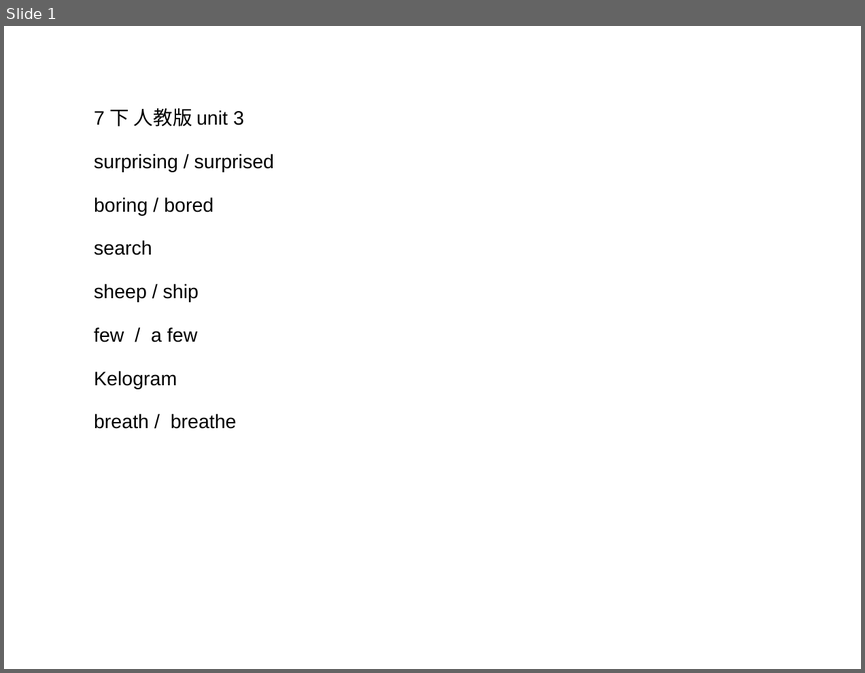
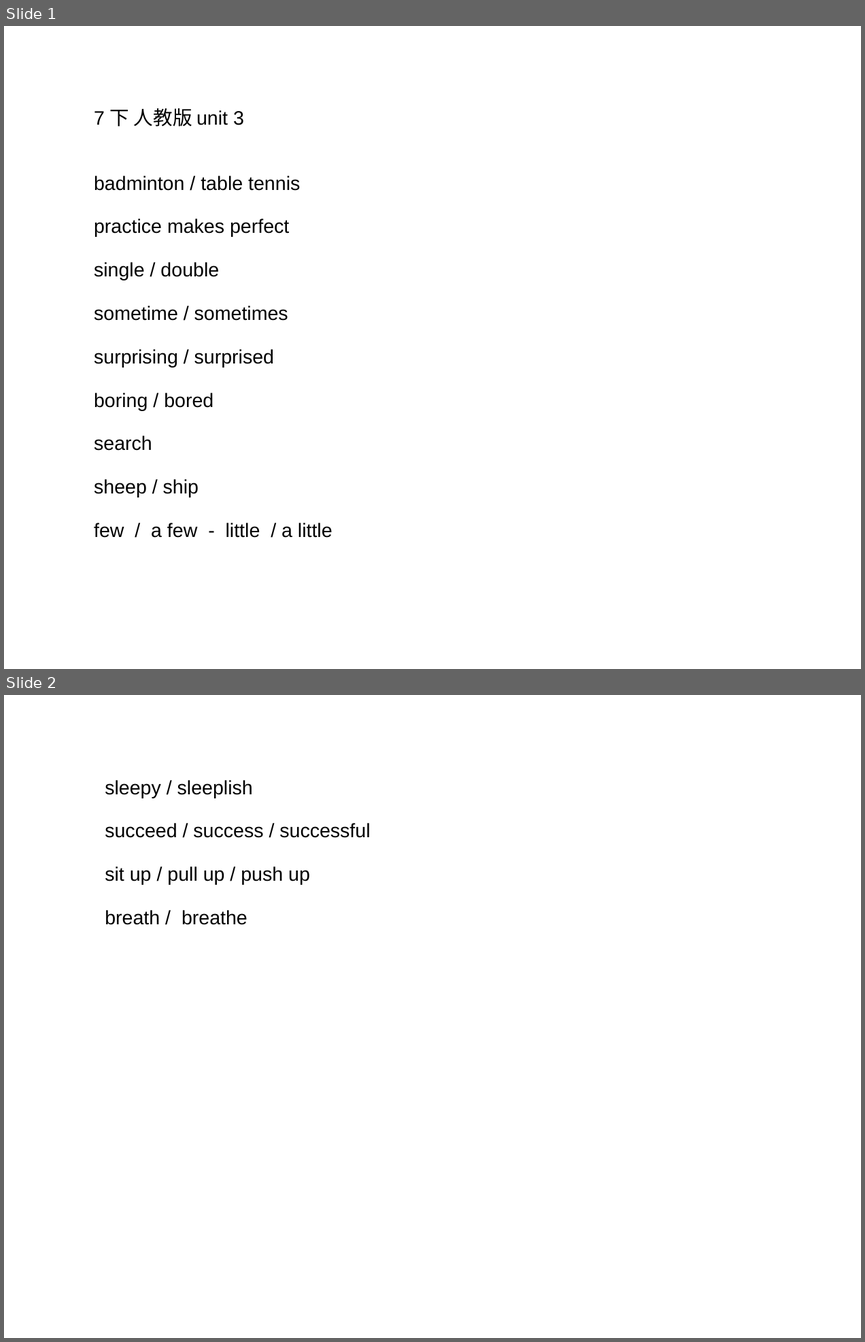
Before and after one commit to ericzhang/english-math, a slide deck: english/grade-7-下/7下英语人教版-unit-3-words.ppt. Shown one above the other, each under a label of ours: slide 1 before the commit, slides 1 and 2 after it. The pictures are 865x673 and 865x1342 pixels, drawn with LibreOffice and Linux fonts; fonts in the diff are those of the drawing. Boxes give left, top, right and bottom in pixels: in the first picture for what was removed or moved away, otherwise in the second. Text is boxed around its words. In the diff, an @@ line names an element or a change of style, - is before the commit and + after.

```diff
--- a/english/grade-7-下/7下英语人教版-unit-3-words.ppt
+++ b/english/grade-7-下/7下英语人教版-unit-3-words.ppt
@@ slide 2 added at (4,695,861,1338), background #FFFFFF @@
@@ text added at (105,780,370,925), 18 pt, text #000000 @@
+sleepy / sleeplish
+succeed / success / successful
+sit up / pull up / push up
+breath / breathe
@@ slide 1 changed as well @@
@@ text at (94,176,300,320): paragraphs added @@
+badminton / table tennis
+practice makes perfect
+single / double
+sometime / sometimes
@@ text at (94,522,332,537): text changed @@
-few / a few
-Kelogram
-breath / breathe
+few / a few - little / a little
```
Also in this commit, not shown: 5 other files.
